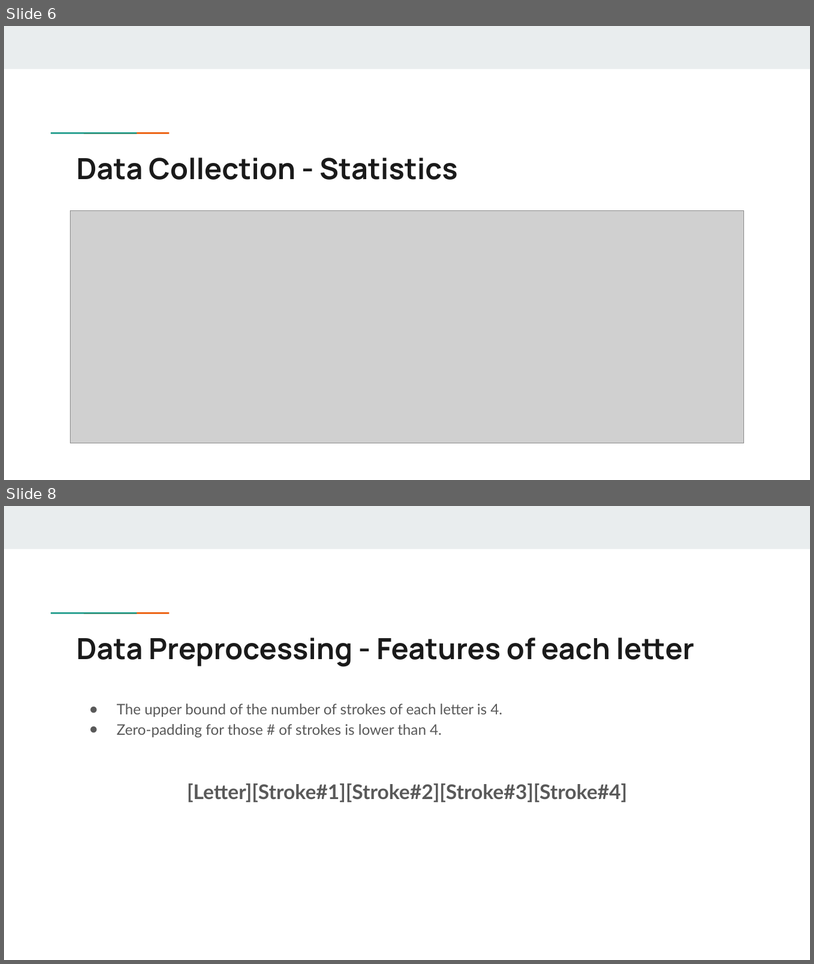
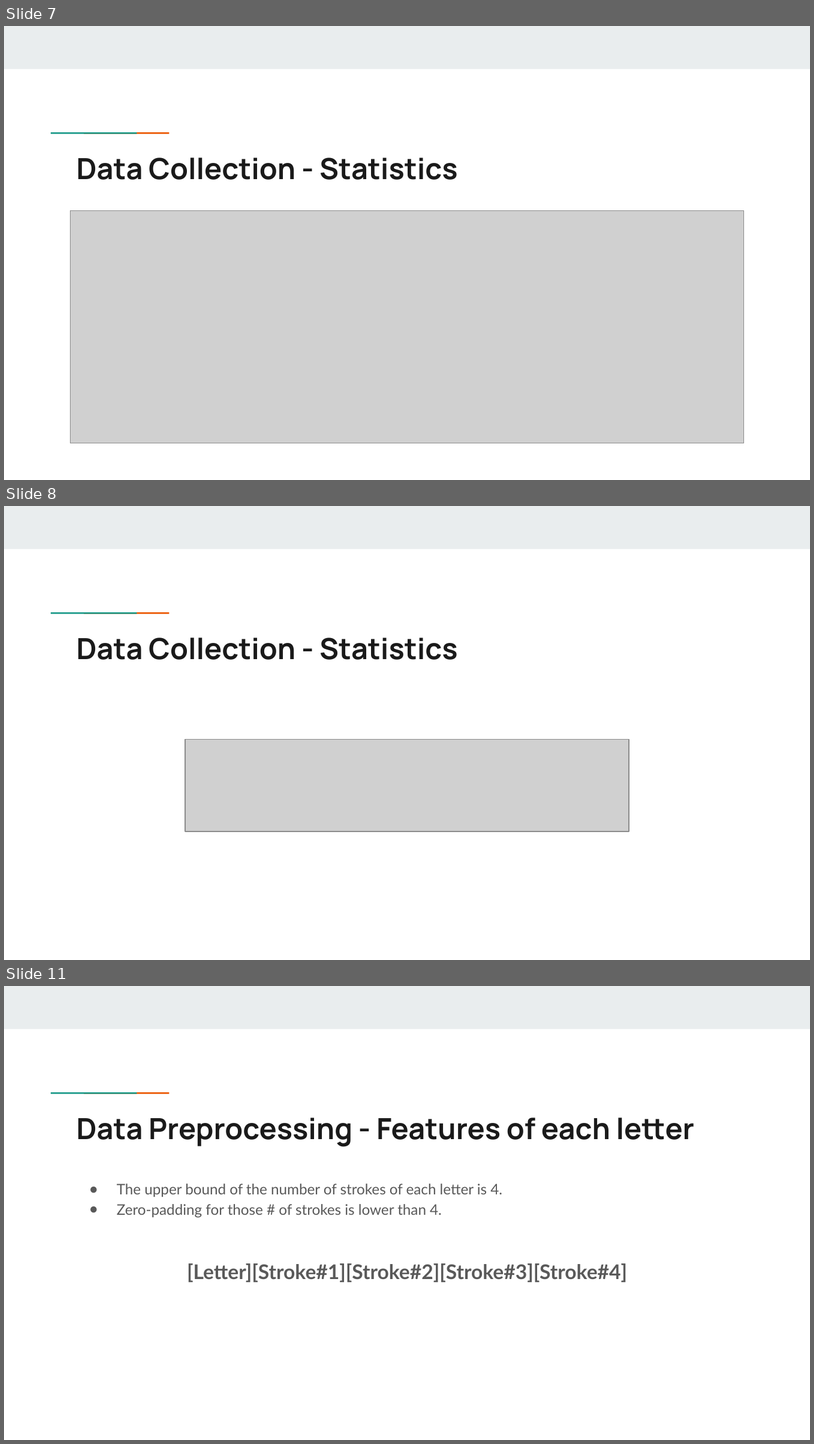
Before and after one commit to allen880117/DrawTablet, a slide deck: Team14.pptx. Shown one above the other, each under a label of ours: slides 6 and 8 before the commit, slides 7, 8 and 11 after it; the slides between them are not shown. The pictures are 814x964 and 814x1444 pixels, drawn with LibreOffice and Linux fonts; fonts in the diff are those of the drawing; grey boxes stand for pictures. Boxes give left, top, right and bottom in pixels: in the first picture for what was removed or moved away, otherwise in the second. Text is boxed around its words. In the diff, an @@ line names an element or a change of style, - is before the commit and + after.

```diff
--- a/Team14.pptx
+++ b/Team14.pptx
@@ slide 8 added at (x1=4, y1=506, x2=810, y2=960), background #FFFFFF; not listed: 3 template elements that a slide beside it also shows @@
@@ title added at (x1=77, y1=637, x2=458, y2=660), 26 pt, text #1A1A1A, bold @@
+Data Collection - Statistics
@@ picture added at (x1=185, y1=739, x2=630, y2=831) @@
@@ what was slide 6 is now slide 7 @@
@@ what was slide 8 is now slide 11 @@
```
Also in this commit, not shown: 12 slides changed, 3 other slides added.
